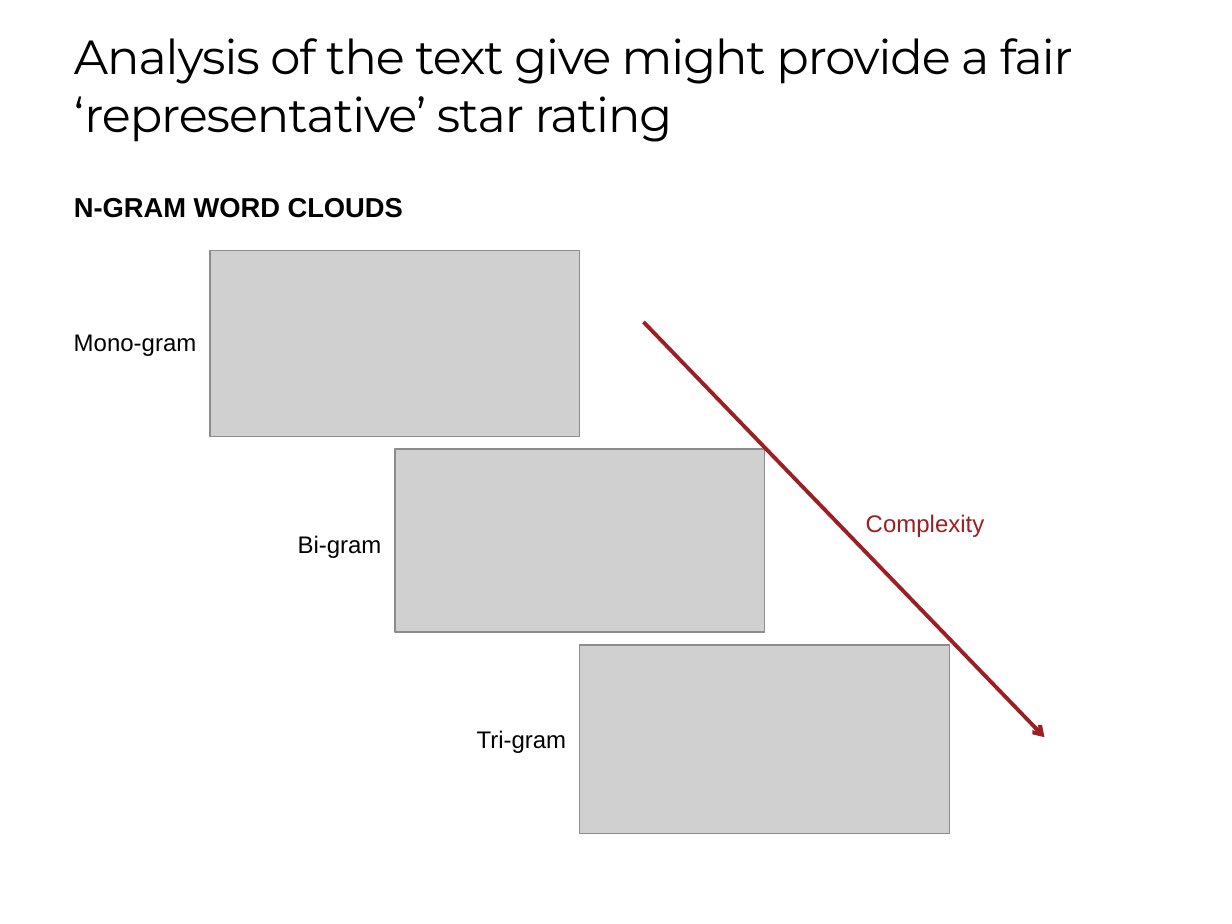
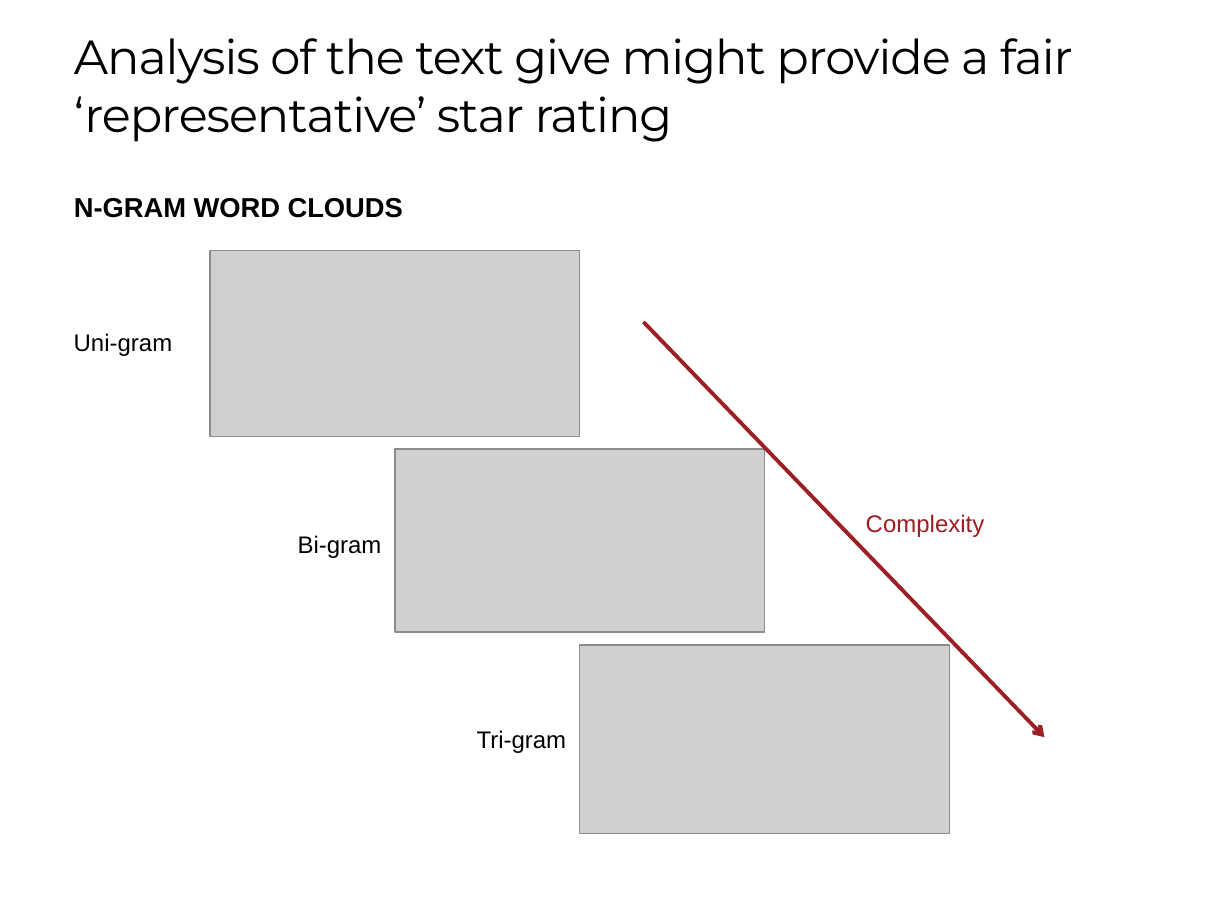
Before and after one commit to chriskhoo/Yelp-review-outlook, a slide deck: slide 10 of 11 Writeup/Working Docs/Capstone1_datastorytelling.pptx. Drawn at 1232x924 pixels with LibreOffice and Linux fonts; fonts in the diff are those of the drawing; grey boxes stand for pictures. Boxes give left, top, right and bottom in pixels: in the first picture for what was removed or moved away, otherwise in the second. Text is boxed around its words. In the diff, an @@ line names an element or a change of style, - is before the commit and + after.

```diff
--- a/11 Writeup/Working Docs/Capstone1_datastorytelling.pptx
+++ b/11 Writeup/Working Docs/Capstone1_datastorytelling.pptx
@@ text at (74,333,173,356): text changed @@
-Mono-gram
+Uni-gram
```
Also in this commit, not shown: 5 other files.
